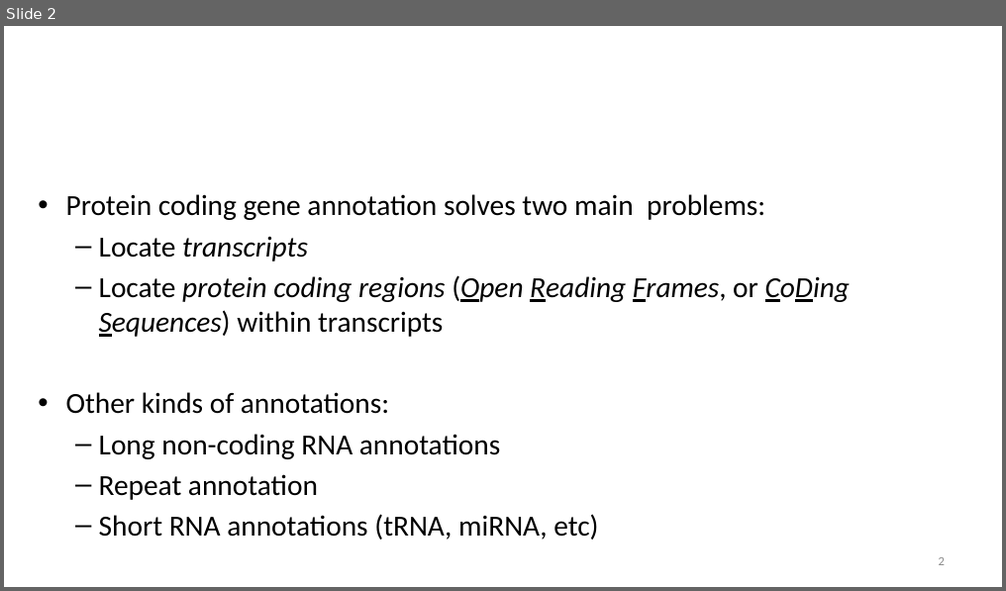
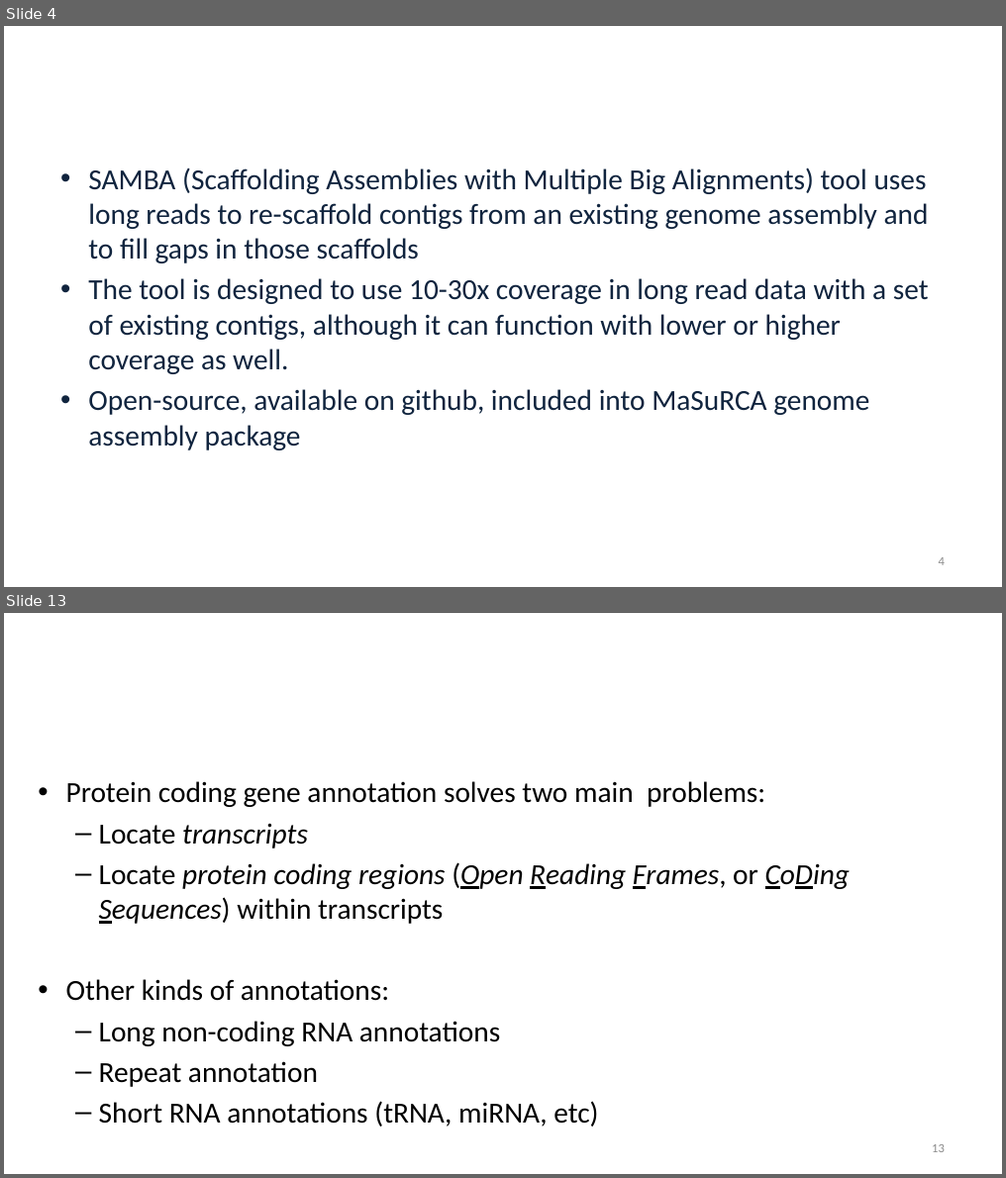
Before and after one commit to alekseyzimin/BME-Algorithms-for-Analysis-of-Genomic-Data, a slide deck: Lectures/Week 13 -- Genome Annotation Variant Calling Pan-genomes.pptx. Shown one above the other, each under a label of ours: slide 2 before the commit, slides 4 and 13 after it; the slides between them are not shown. The pictures are 1006x591 and 1006x1178 pixels, drawn with LibreOffice and Linux fonts; fonts in the diff are those of the drawing; background and template pictures are left out. Boxes give left, top, right and bottom in pixels: in the first picture for what was removed or moved away, otherwise in the second. Text is boxed around its words. In the diff, an @@ line names an element or a change of style, - is before the commit and + after.

```diff
--- a/Lectures/Week 13 -- Genome Annotation Variant Calling Pan-genomes.pptx
+++ b/Lectures/Week 13 -- Genome Annotation Variant Calling Pan-genomes.pptx
@@ slide 4 added at (4, 26, 1002, 587), background picture (left out) @@
@@ title added at (53, 81, 951, 119), 32.4 pt, text #FFFFFF @@
+Scaffolding with long reads
@@ text added at (88, 168, 929, 451), 28 pt, text #0F243E @@
+• SAMBA (Scaffolding Assemblies with Multiple Big Alignments) tool uses long reads to re-scaffold contigs from an existing genome assembly and to fill gaps in those scaffolds
+• The tool is designed to use 10-30x coverage in long read data with a set of existing contigs, although it can function with lower or higher coverage as well.
+• Open-source, available on github, included into MaSuRCA genome assembly package
@@ page number added at (939, 558, 944, 566), 12 pt, text #8C8C8C @@
+4
@@ what was slide 2 is now slide 13 @@
@@ page number at (932, 1145, 944, 1153): text changed @@
-2
+13
```
Also in this commit, not shown: 10 slides changed, 10 other slides added, 1 other file.
